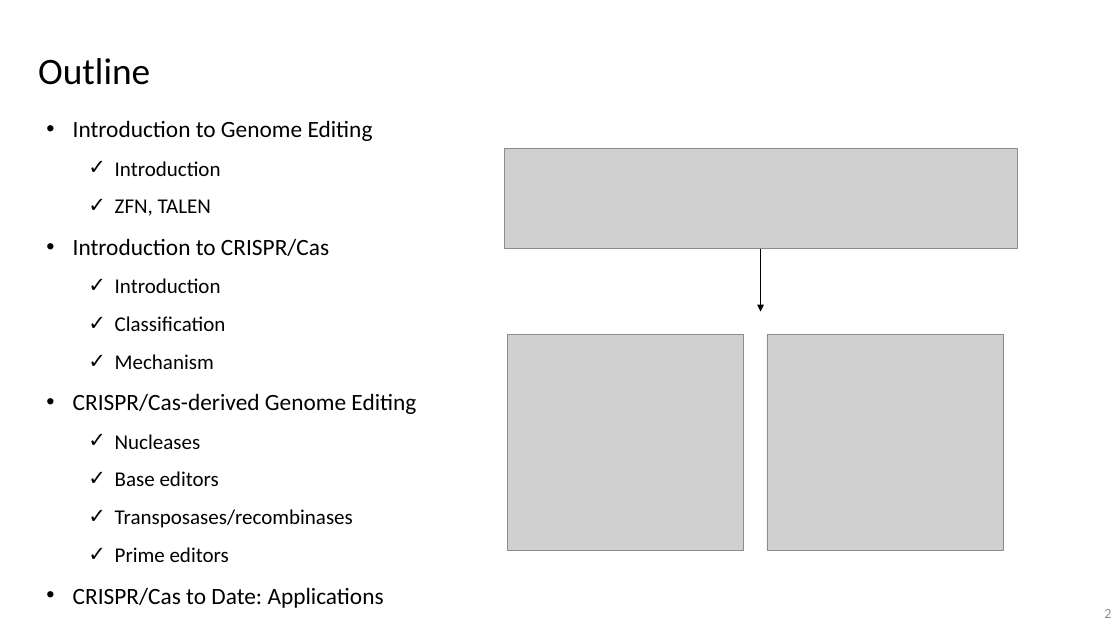
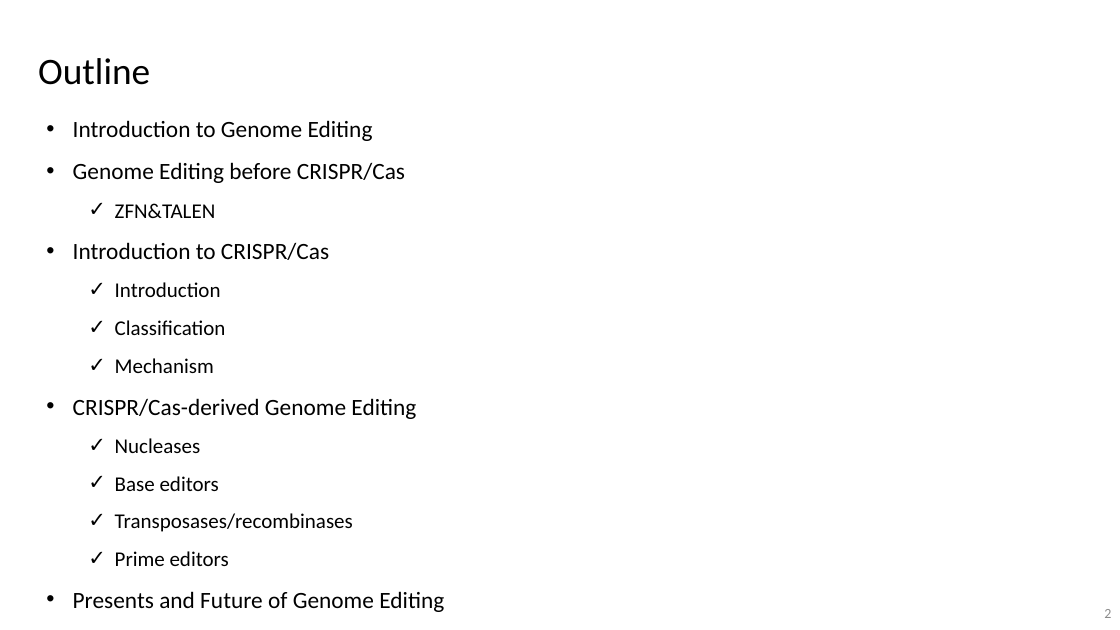
Before and after one commit to vwOvOwv/PKU-Undergraduate-Course, a slide deck: slide 2 of 遗传学(Genetics)/讨论课/Topic-3_遗传学技术/CRISPR-Cas.pptx. Drawn at 1120x630 pixels with LibreOffice and Linux fonts; fonts in the diff are those of the drawing; grey boxes stand for pictures. Boxes give left, top, right and bottom in pixels: in the first picture for what was removed or moved away, otherwise in the second. Text is boxed around its words. In the diff, an @@ line names an element or a change of style, - is before the commit and + after.

```diff
--- a/遗传学(Genetics)/讨论课/Topic-3_遗传学技术/CRISPR-Cas.pptx
+++ b/遗传学(Genetics)/讨论课/Topic-3_遗传学技术/CRISPR-Cas.pptx
@@ picture removed at <box>504,149,1017,249</box> @@
@@ text at <box>73,162,405,218</box>: text changed; size 18 to 20 pt @@
-  ✓ Introduction
-  ✓ ZFN, TALEN
+• Genome Editing before CRISPR/Cas
+  ✓ ZFN&TALEN
@@ arrow removed from (760, 249) to (760, 312) @@
@@ picture removed at <box>507,334,744,550</box> @@
@@ picture removed at <box>767,334,1003,550</box> @@
@@ text at <box>73,591,444,612</box>: text changed @@
-• CRISPR/Cas to Date: Applications
+• Presents and Future of Genome Editing
```
Also in this commit, not shown: 8 other slides changed, 5 slides added, 2 slides removed.
